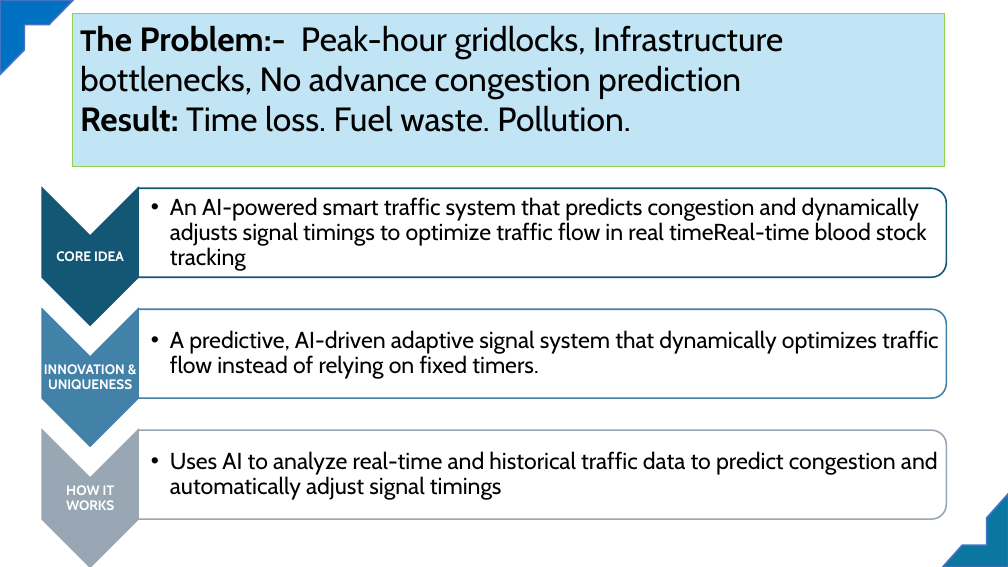
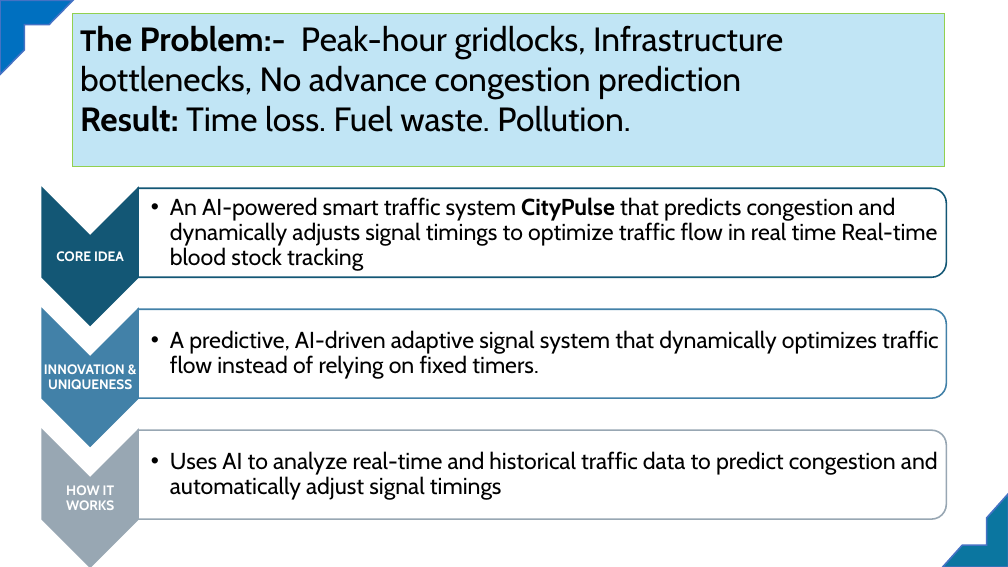
Before and after one commit to nilam-codes/traffic_management, a slide deck: slide 2 of Presentation 2.pptx. Drawn at 1008x567 pixels with LibreOffice and Linux fonts; fonts in the diff are those of the drawing. Boxes give left, top, right and bottom in pixels: in the first picture for what was removed or moved away, otherwise in the second. Text is boxed around its words. In the diff, an @@ line names an element or a change of style, - is before the commit and + after.

```diff
--- a/Presentation 2.pptx
+++ b/Presentation 2.pptx
@@ text at <box>170,197,937,271</box>: text changed @@
-  • An AI-powered smart traffic system that predicts congestion and dynamically adjusts signal timings to optimize traffic flow in real timeReal-time blood stock tracking
+  • An AI-powered smart traffic system CityPulse that predicts congestion and dynamically adjusts signal timings to optimize traffic flow in real time Real-time blood stock tracking
```
Also in this commit, not shown: 2 other slides changed, 1 slide added, 2 slides removed.
